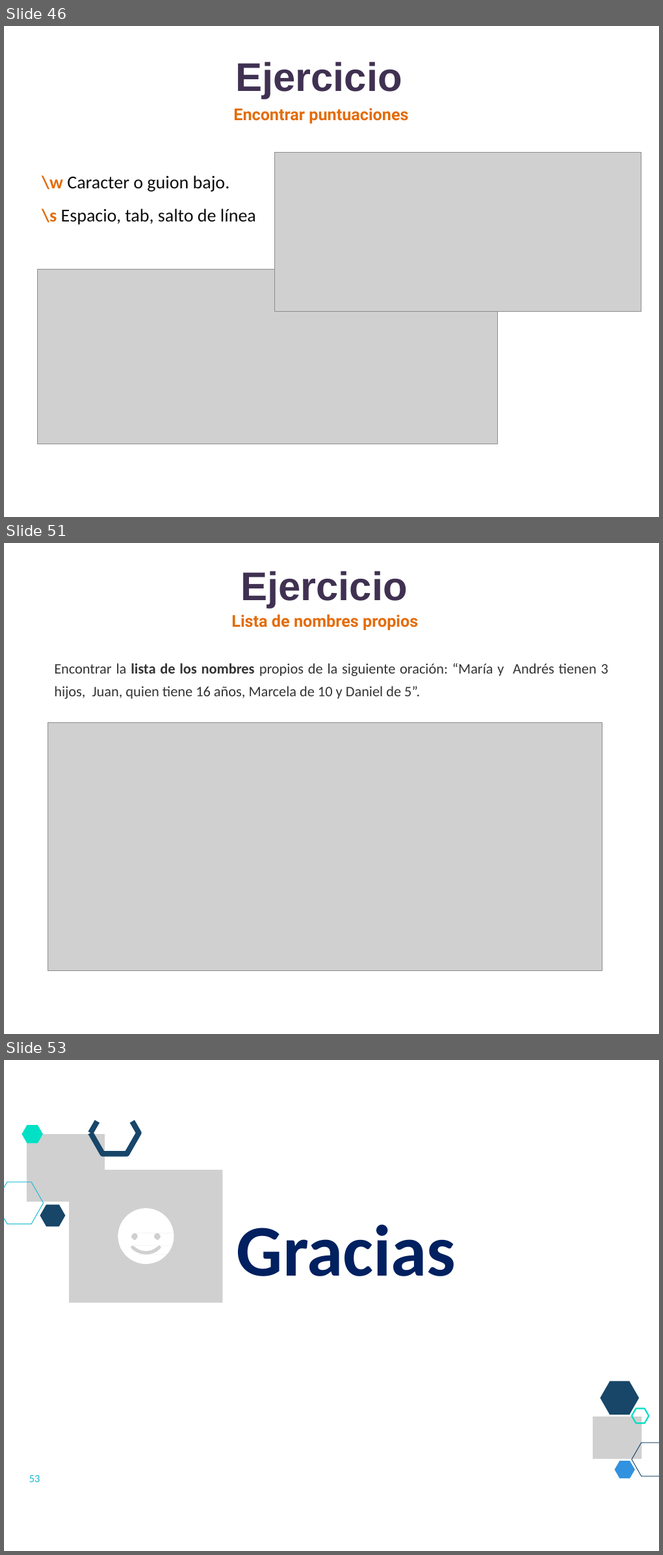
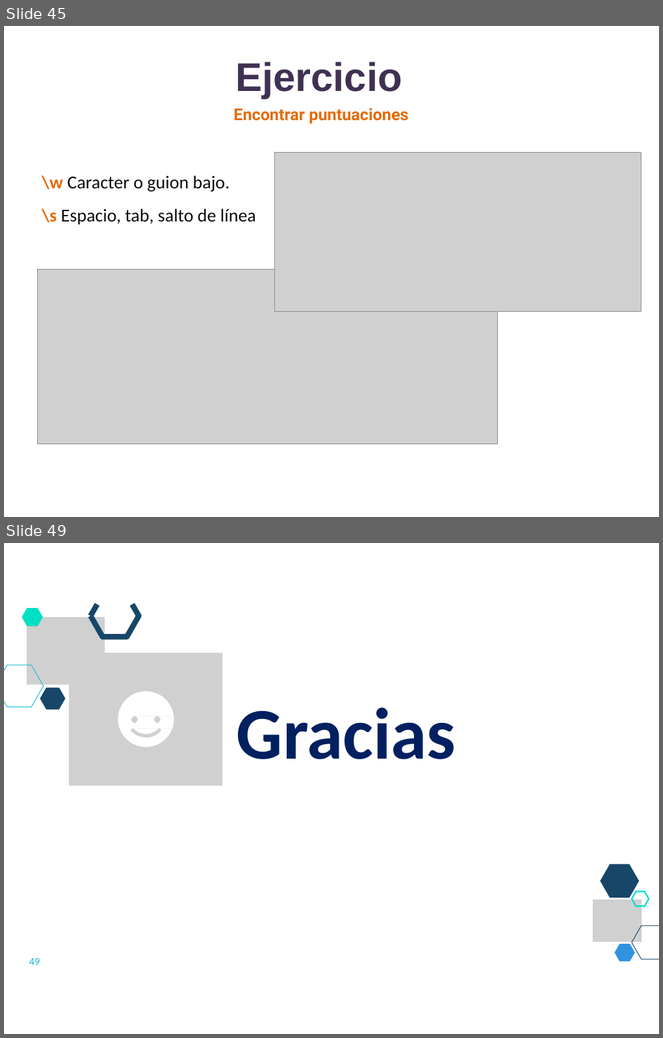
Before and after one commit to lizetheP/Analitica, a slide deck: CalendarioAgo2022/presentaciones/19_Modulo_re.pptx. Shown one above the other, each under a label of ours: slides 46, 51 and 53 before the commit, slides 45 and 49 after it; the slides between them are not shown. The pictures are 663x1555 and 663x1038 pixels, drawn with LibreOffice and Linux fonts; fonts in the diff are those of the drawing; grey boxes stand for pictures. Boxes give left, top, right and bottom in pixels: in the first picture for what was removed or moved away, otherwise in the second. Text is boxed around its words. In the diff, an @@ line names an element or a change of style, - is before the commit and + after.

```diff
--- a/CalendarioAgo2022/presentaciones/19_Modulo_re.pptx
+++ b/CalendarioAgo2022/presentaciones/19_Modulo_re.pptx
@@ slide 51 removed at bbox=[4, 543, 659, 1034], background #FFFFFF @@
@@ title removed at bbox=[241, 571, 407, 607] @@
-Ejercicio
@@ text removed at bbox=[232, 615, 418, 630] @@
-Lista de nombres propios
@@ text removed at bbox=[54, 663, 608, 699] @@
-Encontrar la lista de los nombres propios de la siguiente oración: “María y Andrés tienen 3 hijos, Juan, quien tiene 16 años, Marcela de 10 y Daniel de 5”.
@@ picture removed at bbox=[48, 723, 602, 971] @@
@@ what was slide 46 is now slide 45 @@
@@ what was slide 53 is now slide 49 @@
@@ page number at bbox=[29, 958, 40, 965]: text changed @@
-53
+49
```
Also in this commit, not shown: 8 slides changed, 2 slides added, 5 other slides removed, 8 other files.
